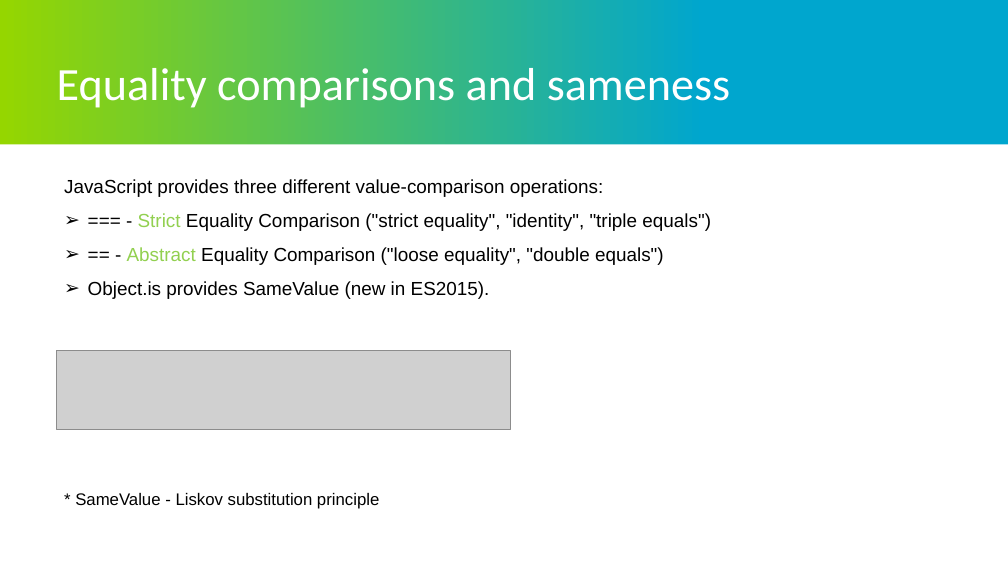
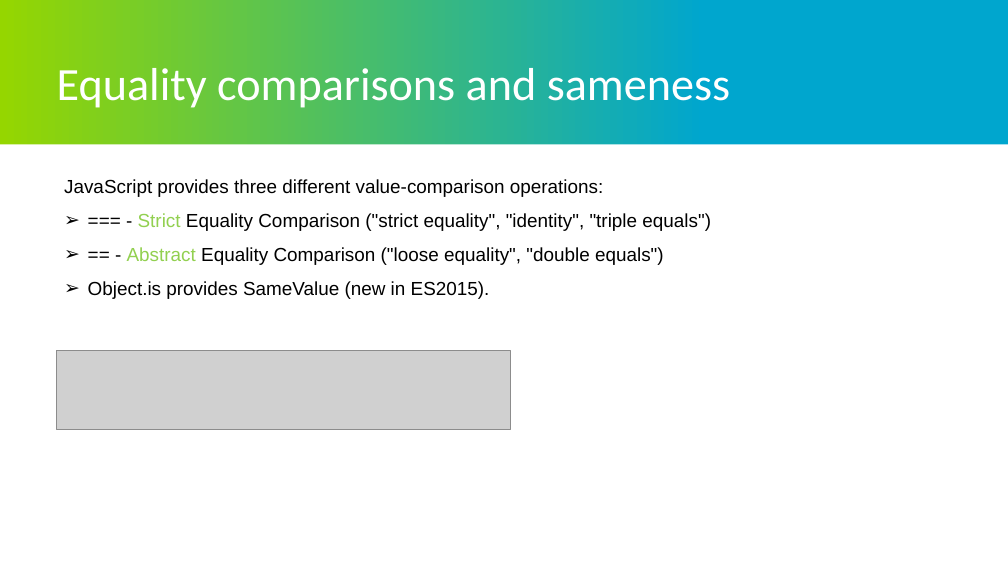
Before and after one commit to Yuliia143/Topics, a slide deck: slide 17 of JS_DataTypes.pptx (slide 16 before the commit). Drawn at 1008x567 pixels with LibreOffice and Linux fonts; fonts in the diff are those of the drawing; grey boxes stand for pictures; background and template pictures are left out. Boxes give left, top, right and bottom in pixels: in the first picture for what was removed or moved away, otherwise in the second. Text is boxed around its words. In the diff, an @@ line names an element or a change of style, - is before the commit and + after.

```diff
--- a/JS_DataTypes.pptx
+++ b/JS_DataTypes.pptx
@@ text removed at <box>75,493,379,509</box> @@
-* SameValue - Liskov substitution principle
```
Also in this commit, not shown: 1 other slide changed, 1 slide added.
